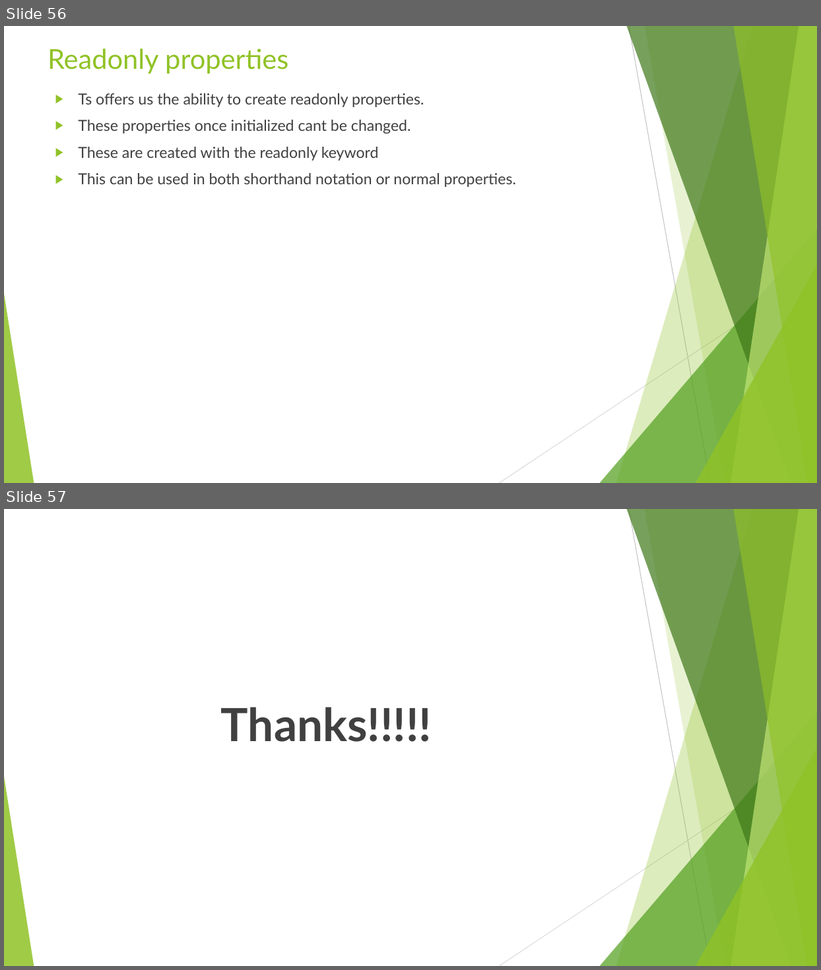
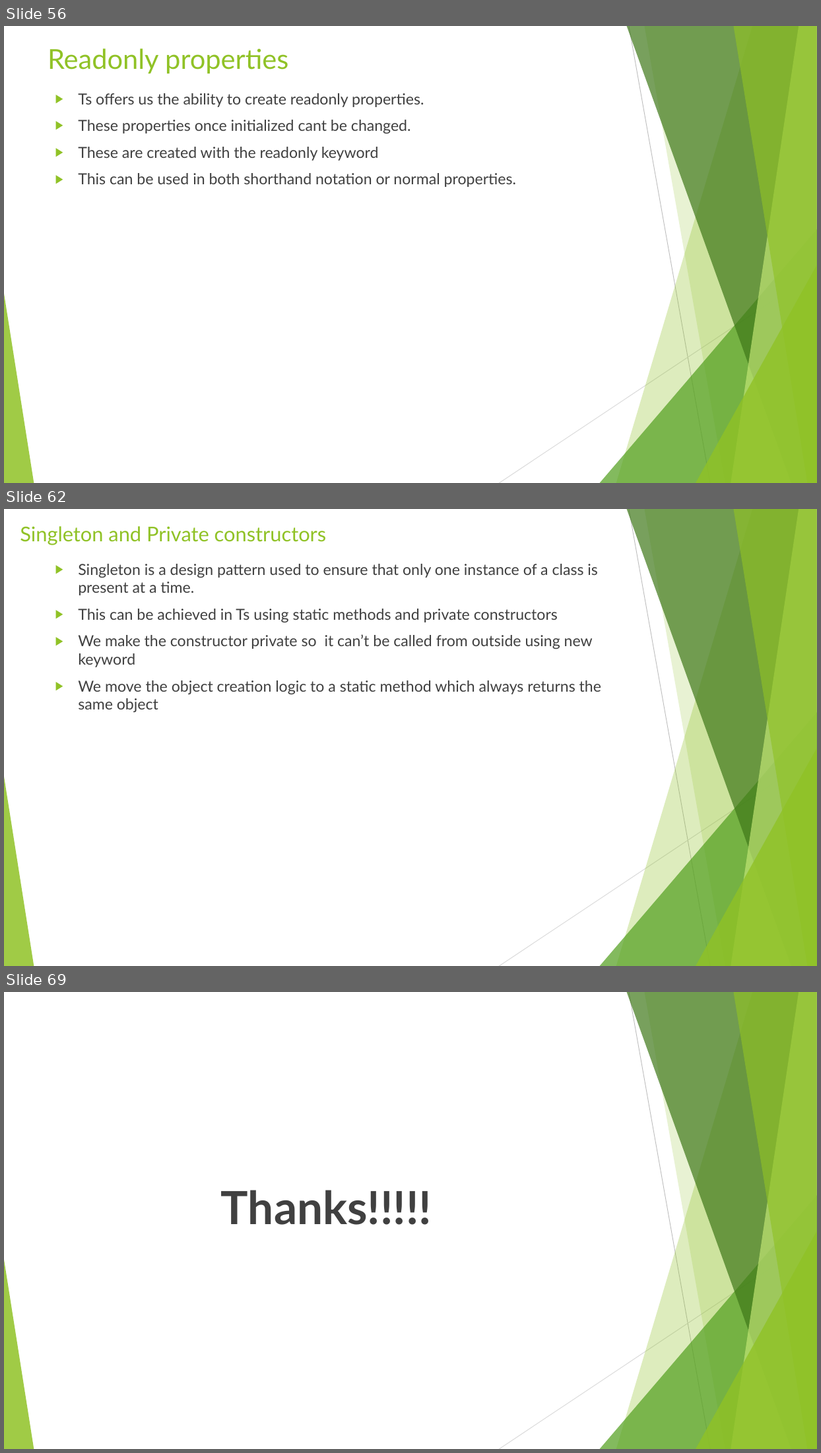
Before and after one commit to rudhrainfogain/TypeScript, a slide deck: PPT/TypeScriptv5.pptx. Shown one above the other, each under a label of ours: slides 56 and 57 before the commit, slides 56, 62 and 69 after it; the slides between them are not shown. The pictures are 821x970 and 821x1453 pixels, drawn with LibreOffice and Linux fonts; fonts in the diff are those of the drawing. Boxes give left, top, right and bottom in pixels: in the first picture for what was removed or moved away, otherwise in the second. Text is boxed around its words. In the diff, an @@ line names an element or a change of style, - is before the commit and + after.

Commit message:
Classes and Interfaces Complete

```diff
--- a/PPT/TypeScriptv5.pptx
+++ b/PPT/TypeScriptv5.pptx
@@ slide 62 added at bbox=[4, 509, 817, 966], background #FFFFFF; not listed: 10 template elements that a slide beside it also shows @@
@@ title added at bbox=[20, 526, 326, 545], 24 pt, text #90C226 @@
+Singleton and Private constructors
@@ text added at bbox=[78, 564, 601, 712], 18 pt, text #404040 @@
+▶ Singleton is a design pattern used to ensure that only one instance of a class is present at a time.
+▶ This can be achieved in Ts using static methods and private constructors
+▶ We make the constructor private so it can’t be called from outside using new keyword
+▶ We move the object creation logic to a static method which always returns the same object
@@ what was slide 57 is now slide 69 @@
```
Also in this commit, not shown: 1 slide changed, 11 other slides added, 3 other files.
